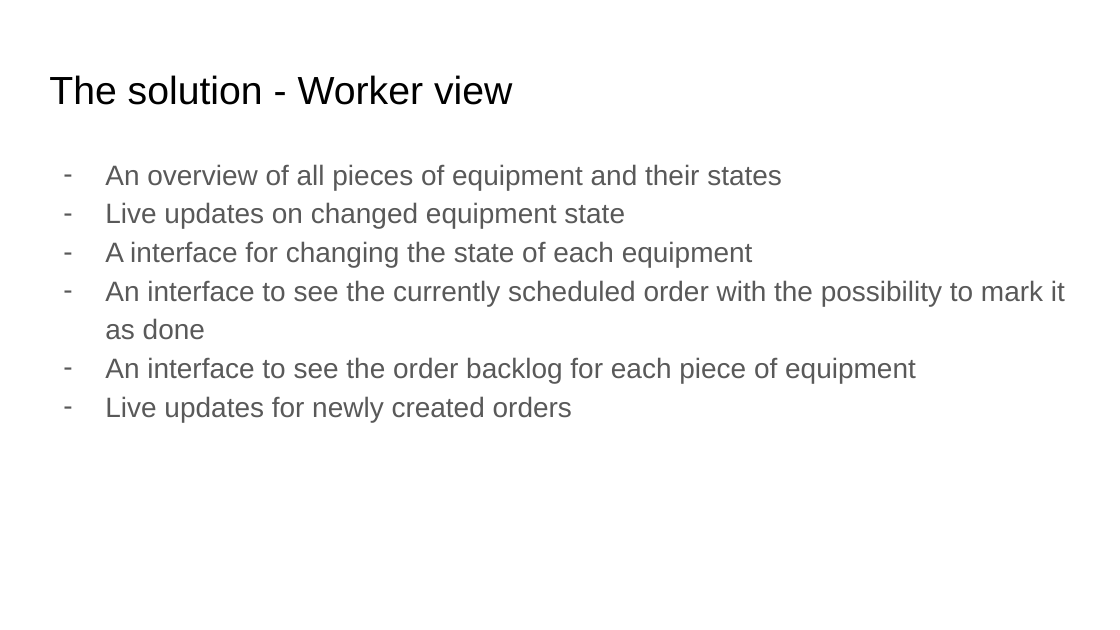
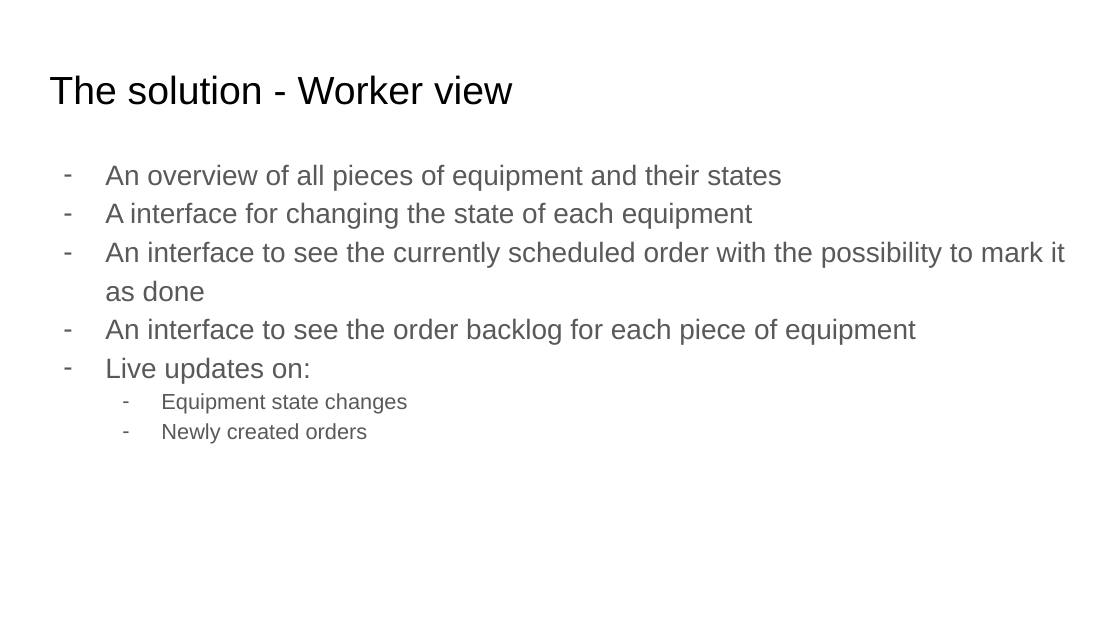
Before and after one commit to lusin-throwaway/RedYellowGreen, a slide deck: slide 6 of slides.pptx (slide 5 before the commit). Drawn at 1120x630 pixels with LibreOffice and Linux fonts; fonts in the diff are those of the drawing. Boxes give left, top, right and bottom in pixels: in the first picture for what was removed or moved away, otherwise in the second. Text is boxed around its words. In the diff, an @@ line names an element or a change of style, - is before the commit and + after.

```diff
--- a/slides.pptx
+++ b/slides.pptx
@@ text at (105, 202, 625, 229): paragraph removed @@
-– Live updates on changed equipment state
@@ text at (105, 357, 407, 444): text changed; size 18 to 14 pt @@
-– Live updates for newly created orders
+– Live updates on:
+  – Equipment state changes
+  – Newly created orders
```
Also in this commit, not shown: 7 other slides changed, 3 slides added.
